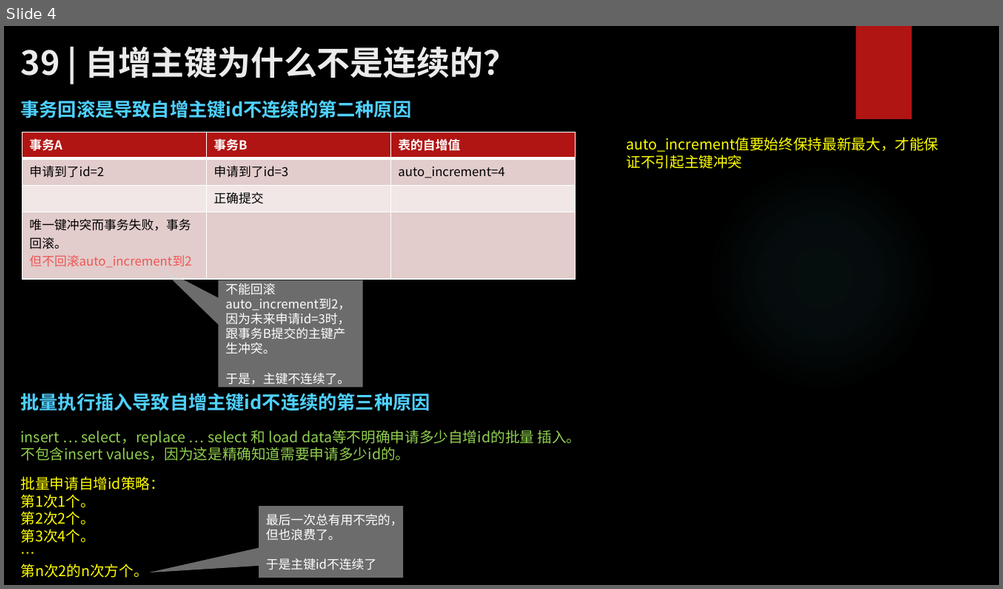
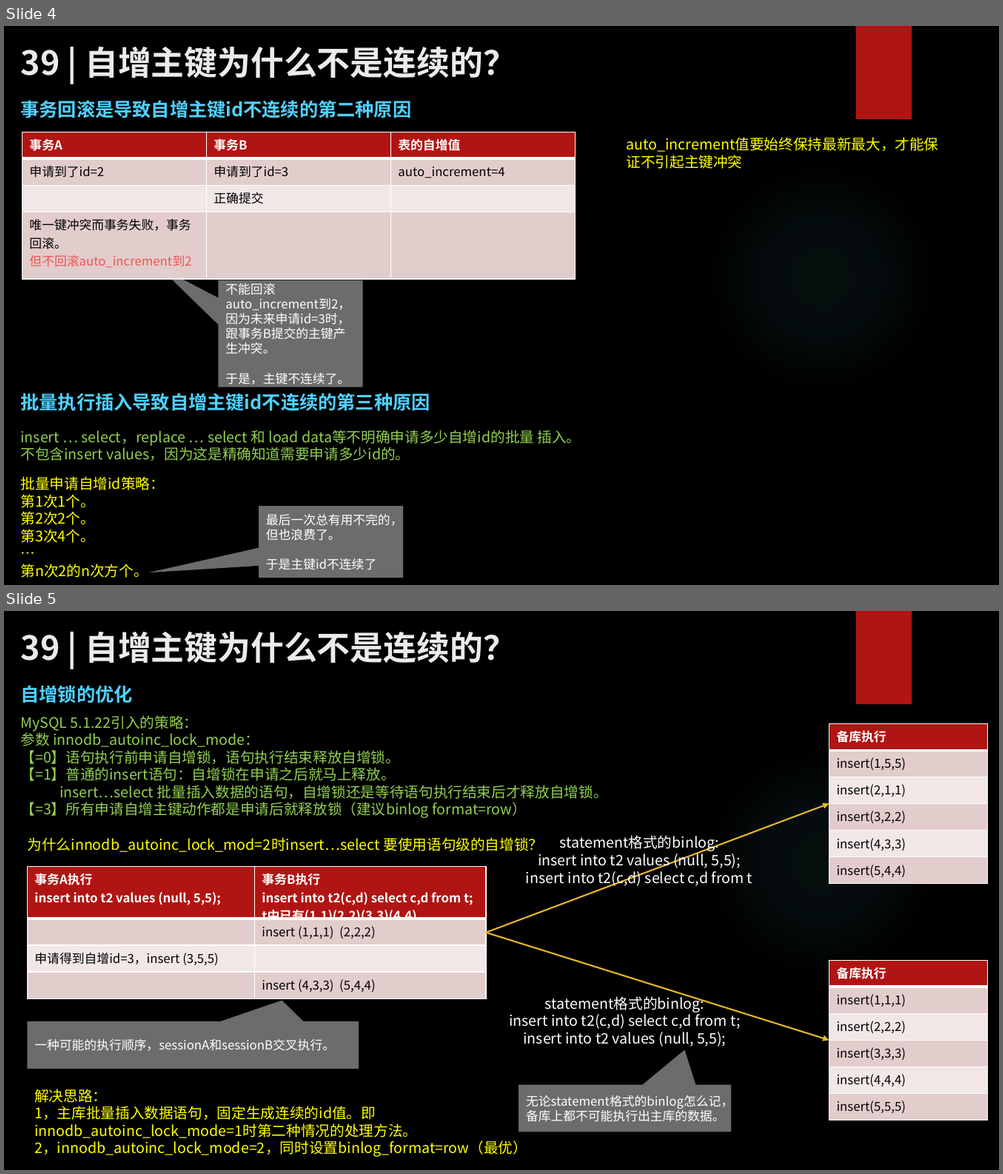
Before and after one commit to zhangkekf/reading-notes, a slide deck: MySQL实战/39自增主键为什么不是连续的？.pptx. Shown one above the other, each under a label of ours: slide 4 before the commit, slides 4 and 5 after it. The pictures are 1003x589 and 1003x1174 pixels, drawn with LibreOffice and Linux fonts; fonts in the diff are those of the drawing; background and template pictures are left out. Boxes give left, top, right and bottom in pixels: in the first picture for what was removed or moved away, otherwise in the second. Text is boxed around its words. In the diff, an @@ line names an element or a change of style, - is before the commit and + after.

```diff
--- a/MySQL实战/39自增主键为什么不是连续的？.pptx
+++ b/MySQL实战/39自增主键为什么不是连续的？.pptx
@@ slide 5 added at [4, 611, 999, 1170], background picture (left out); not listed: 2 template elements that a slide beside it also shows @@
@@ title added at [21, 632, 516, 664], 32 pt, text #EBEBEB, bold @@
+39 | 自增主键为什么不是连续的？
@@ text added at [21, 685, 133, 703], 18 pt, text #4FD1FF, bold @@
+自增锁的优化
@@ text added at [21, 715, 608, 818], 14 pt, text #92D050 @@
+MySQL 5.1.22引入的策略：
+参数 innodb_autoinc_lock_mode：
+【=0】语句执行前申请自增锁，语句执行结束释放自增锁。
+【=1】普通的insert语句：自增锁在申请之后就马上释放。
+insert…select 批量插入数据的语句，自增锁还是等待语句执行结束后才释放自增锁。
+【=3】所有申请自增主键动作都是申请后就释放锁（建议binlog format=row）
@@ table added at [829, 723, 987, 883], 6 rows, 1 columns @@
+备库执行
+insert(1,5,5)
+insert(2,1,1)
+insert(3,2,2)
+insert(4,3,3)
+insert(5,4,4)
@@ arrow added from (486, 933) to (829, 803), #E6B729 1.5 pt @@
@@ text added at [28, 837, 543, 852], 14 pt, text #FFFF00 @@
+为什么innodb_autoinc_lock_mod=2时insert…select 要使用语句级的自增锁？
@@ text added at [526, 835, 752, 887], 14 pt, text #FFFFFF @@
+statement格式的binlog:
+insert into t2 values (null, 5,5);
+insert into t2(c,d) select c,d from t
@@ table added at [27, 867, 486, 999], 4 rows, 2 columns @@
+事务A执行 / insert into t2 values (null, 5,5); | 事务B执行 / insert into t2(c,d) select c,d from t; / t中已有(1,1)(2,2)(3,3)(4,4)
+ | insert (1,1,1) (2,2,2)
+申请得到自增id=3，insert (3,5,5) | 
+ | insert (4,3,3) (5,4,4)
@@ arrow added from (486, 933) to (829, 1041), #E6B729 1.5 pt @@
@@ table added at [829, 960, 987, 1120], 6 rows, 1 columns @@
+备库执行
+insert(1,1,1)
+insert(2,2,2)
+insert(3,3,3)
+insert(4,4,4)
+insert(5,5,5)
@@ text added at [509, 994, 740, 1047], 14 pt, text #FFFFFF @@
+statement格式的binlog:
+insert into t2(c,d) select c,d from t;
+insert into t2 values (null, 5,5);
@@ speech box added at [27, 1022, 358, 1069], fill #D9D9D9 at 50% opacity, 12 pt, text #FFFFFF @@
+一种可能的执行顺序，sessionA和sessionB交叉执行。
@@ text added at [34, 1089, 527, 1157], 14 pt, text #FFFF00 @@
+解决思路：
+1，主库批量插入数据语句，固定生成连续的id值。即innodb_autoinc_lock_mode=1时第二种情况的处理方法。
+2，innodb_autoinc_lock_mode=2，同时设置binlog_format=row（最优）
@@ speech box added at [519, 1085, 731, 1133], fill #D9D9D9 at 50% opacity, 12 pt, text #FFFFFF @@
+无论statement格式的binlog怎么记，备库上都不可能执行出主库的数据。
```
Also in this commit, not shown: 3 other files.
